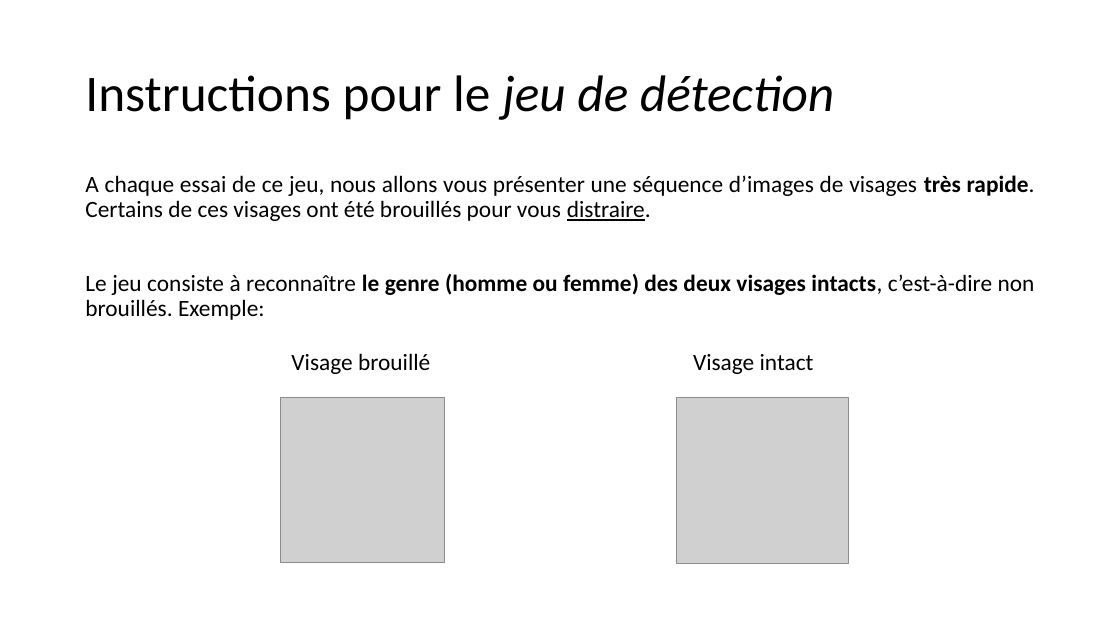
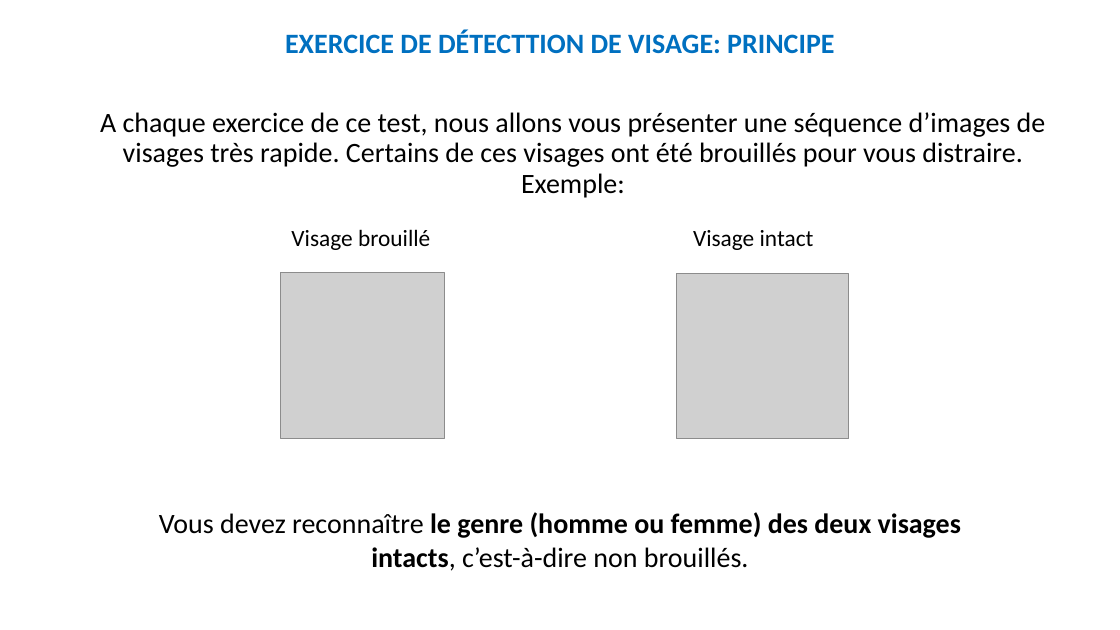
Before and after one commit to MBB-team/Online_Testing, a slide deck: slide 3 of src/Emotion_Regulation_JS/instructions/instructionsDiapo.pptx. Drawn at 1120x630 pixels with LibreOffice and Linux fonts; fonts in the diff are those of the drawing; grey boxes stand for pictures. Boxes give left, top, right and bottom in pixels: in the first picture for what was removed or moved away, otherwise in the second. Text is boxed around its words. In the diff, an @@ line names an element or a change of style, - is before the commit and + after.

Commit message:
modif instructions tâche Juliana
voir ppt

```diff
--- a/src/Emotion_Regulation_JS/instructions/instructionsDiapo.pptx
+++ b/src/Emotion_Regulation_JS/instructions/instructionsDiapo.pptx
@@ text added at <box>285,30,834,54</box>, 24 pt, text #0070C0, bold @@
+EXERCICE DE DÉTECTTION DE VISAGE: PRINCIPE
@@ title removed at <box>85,75,834,120</box> @@
-Instructions pour le jeu de détection
@@ text at <box>100,112,1046,198</box>: text changed; size 20 to 24 pt @@
-A chaque essai de ce jeu, nous allons vous présenter une séquence d’images de visages très rapide. Certains de ces visages ont été brouillés pour vous distraire.
-Le jeu consiste à reconnaître le genre (homme ou femme) des deux visages intacts, c’est-à-dire non brouillés. Exemple:
+A chaque exercice de ce test, nous allons vous présenter une séquence d’images de visages très rapide. Certains de ces visages ont été brouillés pour vous distraire. Exemple:
@@ 2 pictures, 2 texts: place and size @@
-2 pictures, 2 texts at <box>281,353,849,564</box>
+2 pictures, 2 texts at <box>281,229,849,439</box>
@@ text added at <box>159,512,961,571</box>, 24 pt, text #000000 @@
+Vous devez reconnaître le genre (homme ou femme) des deux visages intacts, c’est-à-dire non brouillés.
```
Also in this commit, not shown: 5 other slides changed, 4 slides added, 2 slides removed, 1 other file.
